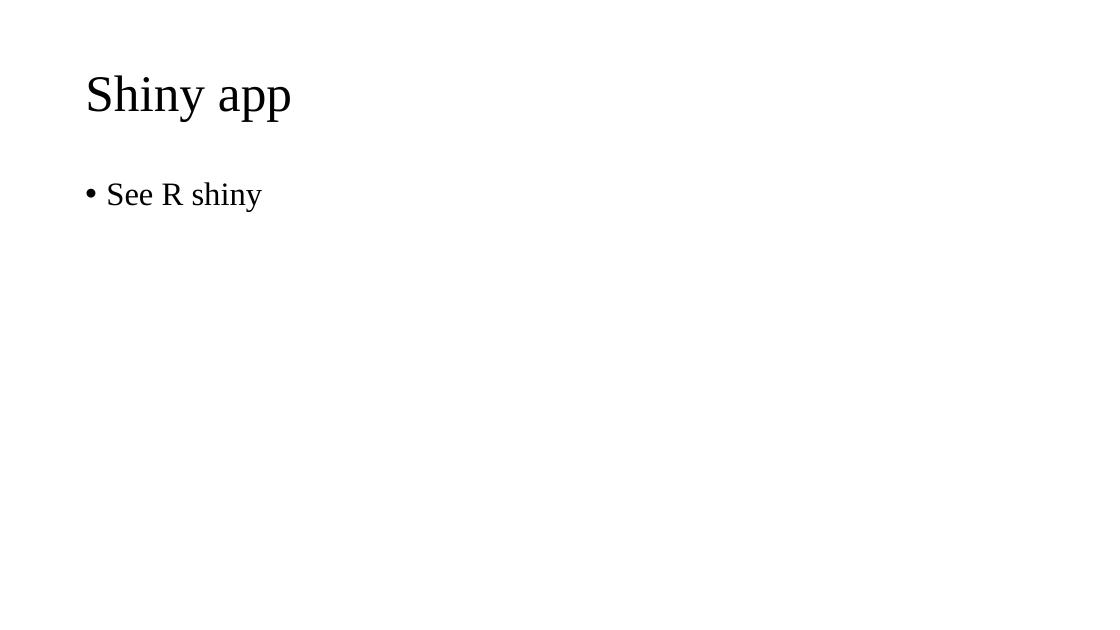
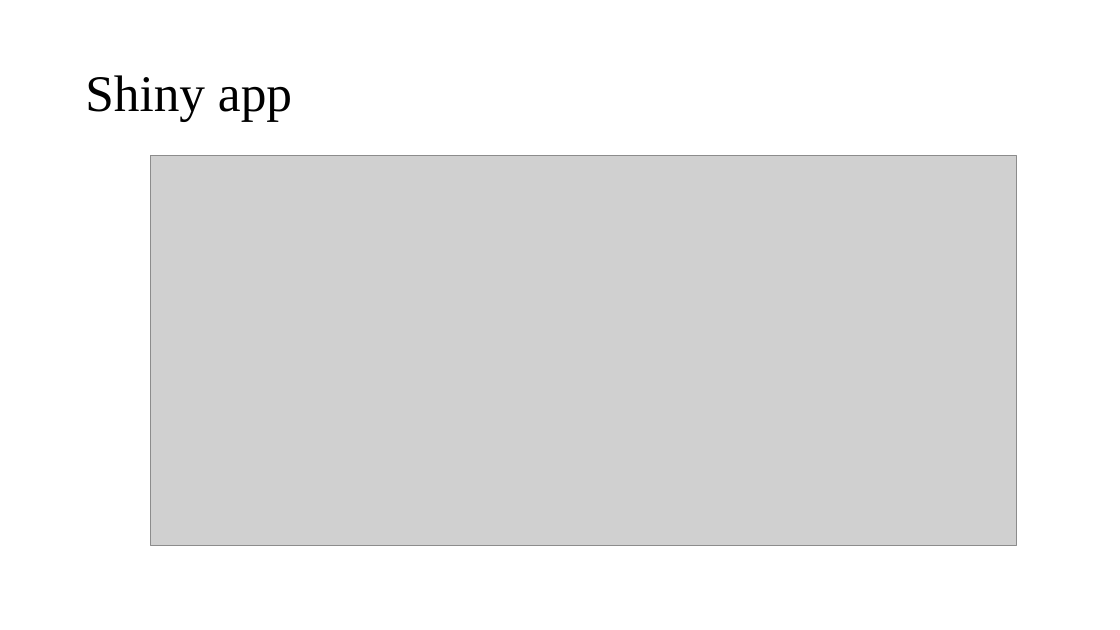
Before and after one commit to y220/BodyFat, a slide deck: slide 18 of slides/Module 2.pptx. Drawn at 1120x630 pixels with LibreOffice and Linux fonts; fonts in the diff are those of the drawing; grey boxes stand for pictures. Boxes give left, top, right and bottom in pixels: in the first picture for what was removed or moved away, otherwise in the second. Text is boxed around its words. In the diff, an @@ line names an element or a change of style, - is before the commit and + after.

Commit message:
presentation

```diff
--- a/slides/Module 2.pptx
+++ b/slides/Module 2.pptx
@@ picture added at (150,155,1017,545) @@
@@ text removed at (106,182,263,212) @@
-• See R shiny
```
